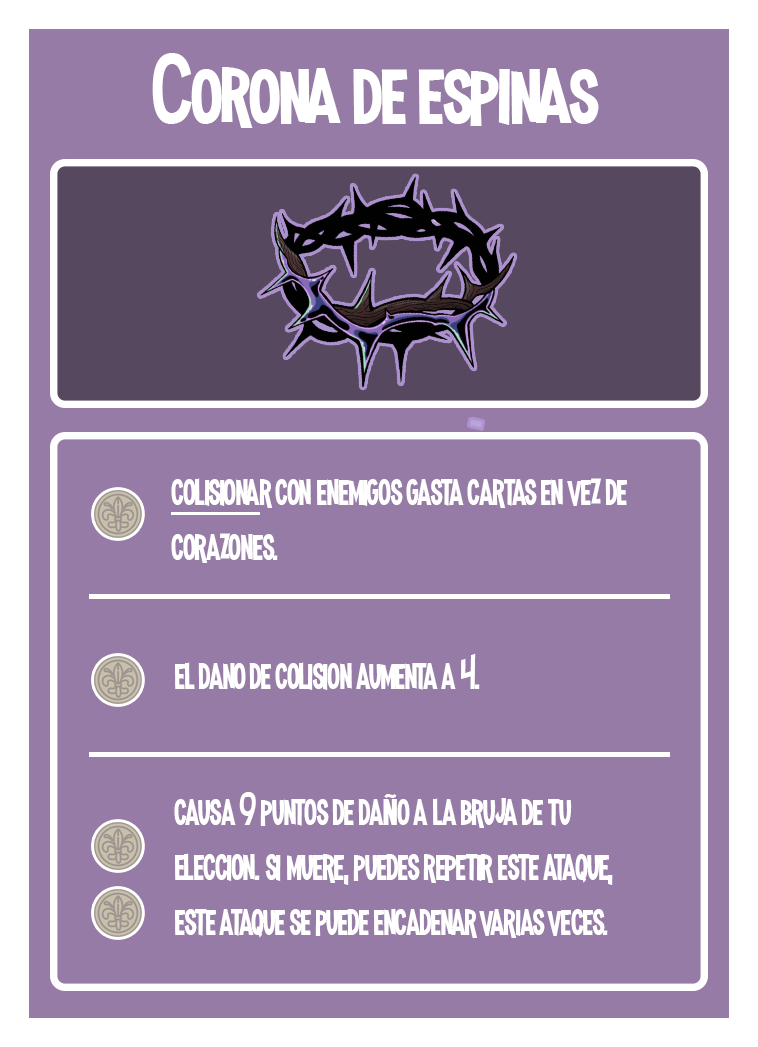
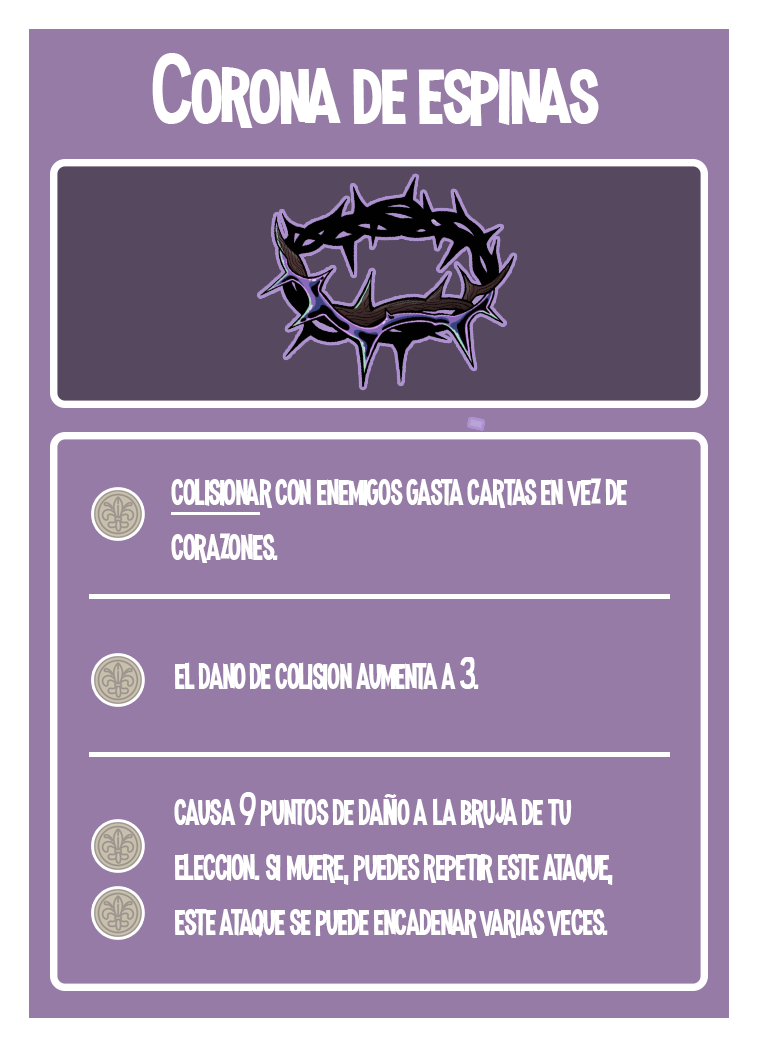
Two versions of the same layered image (758 x 1047). Layer-by-layer changes:
renamed "el dano de colision aumenta a 4." to "el dano de colision aumenta a 3.", painted on it over left=460, top=653, right=480, bottom=689